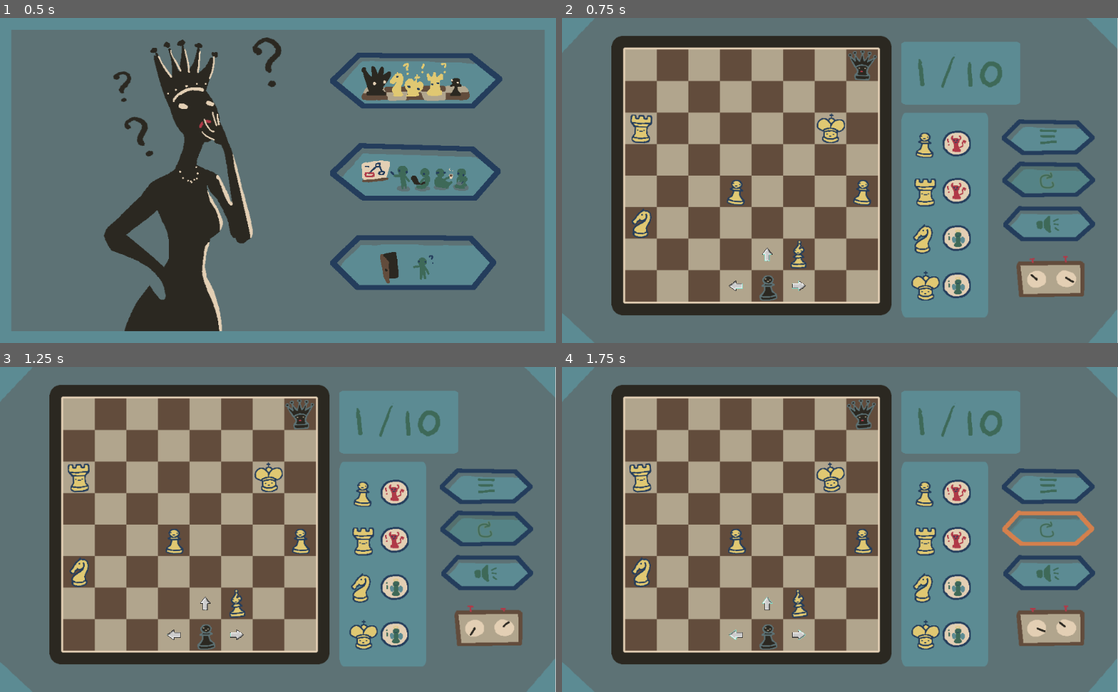
Above: before the commit, frames 1-4 (two rows, left to right).
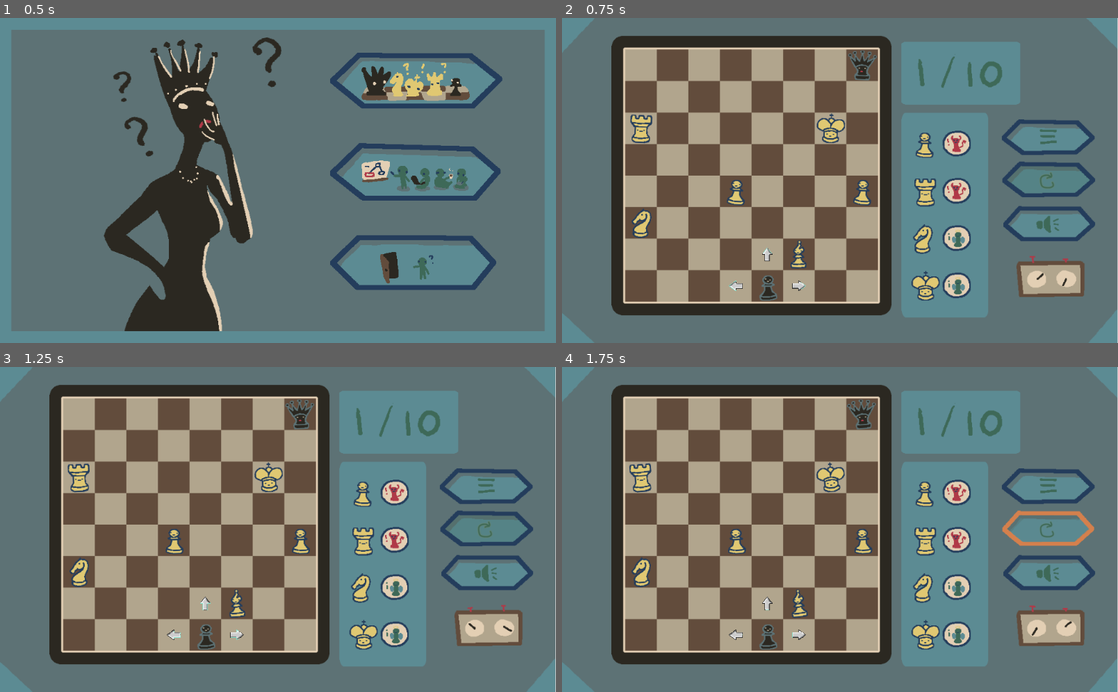
Above: after the commit, the same moments.

Repository: Windastella/ScribbleJam
Game: Godot game, scene res://Scenes/Main.tscn
Same seed, same stepped clock (60 frames per second), same inputs: the game is played once before the commit and once after it.
Inputs (mouse positions are in pixels of both pictures, inside the frame that each line leads up to):
- Up to frame 1 (0.5 s): no input
- Up to frame 2 (0.75 s): click (979, 79) at 0.5 s
- Up to frame 3 (1.25 s): no input
- Up to frame 4 (1.75 s): click (1051, 529) at 1.25 s

Frame 1 is identical in both runs. In frame 2, 0.1% of the frame differs, in the area x 30-93%, y 70-84%; in frame 3, less than 0.1%; in frame 4, 0.1%.

Commit message:
edit sounds

Diff:
--- a/Scenes/Base_Figures.tscn
+++ b/Scenes/Base_Figures.tscn
@@ -1,14 +1,17 @@
-[gd_scene load_steps=7 format=2]
+[gd_scene load_steps=10 format=2]
 
 [ext_resource path="res://Scripts/Figures.gd" type="Script" id=1]
 [ext_resource path="res://assets/pieces.png" type="Texture" id=2]
 [ext_resource path="res://assets/interact_sprite.png" type="Texture" id=3]
 [ext_resource path="res://assets/comic-2.png" type="Texture" id=4]
+[ext_resource path="res://assets/Sounds/PSss_02.wav" type="AudioStream" id=5]
+[ext_resource path="res://assets/Sounds/PSss _01.wav" type="AudioStream" id=6]
+[ext_resource path="res://assets/Sounds/PSss_03.wav" type="AudioStream" id=7]
 
-[sub_resource type="RectangleShape2D" id=2]
+[sub_resource type="RectangleShape2D" id=1]
 extents = Vector2( 32, 32 )
 
-[sub_resource type="Animation" id=4]
+[sub_resource type="Animation" id=2]
 resource_name = "Default"
 loop = true
 tracks/0/type = "bezier"
@@ -25,6 +28,7 @@
 [node name="Figure" type="StaticBody2D"]
 pause_mode = 2
 script = ExtResource( 1 )
+hint_sounds = [ ExtResource( 6 ), ExtResource( 5 ), ExtResource( 7 ) ]
 
 [node name="Sprite" type="Sprite" parent="."]
 rotation = 0.0872665
@@ -90,6 +94,9 @@
 
 [node name="AnimationPlayer" type="AnimationPlayer" parent="."]
 pause_mode = 2
-anims/Default = SubResource( 4 )
+anims/Default = SubResource( 2 )
+
+[node name="SFX" type="AudioStreamPlayer" parent="."]
+pitch_scale = 2.5
 [connection signal="pressed" from="interact_sprite/interact" to="." method="_on_interact_pressed"]
 [connection signal="pressed" from="dialog/dialog" to="." method="_on_dialog_pressed"]
--- a/Scenes/Base_Level.tscn
+++ b/Scenes/Base_Level.tscn
@@ -8,12 +8,14 @@
 [ext_resource path="res://assets/UI_Elements02.png" type="Texture" id=6]
 [ext_resource path="res://assets/UI_Button.tres" type="StyleBox" id=7]
 [ext_resource path="res://Scripts/Level.gd" type="Script" id=8]
+[ext_resource path="res://assets/Win/win_screen1.png" type="Texture" id=9]
 [ext_resource path="res://assets/background.png" type="Texture" id=10]
 [ext_resource path="res://assets/hint_box.png" type="Texture" id=11]
 [ext_resource path="res://assets/Sounds/Music/A-Mouse-in-the-House(Track04).wav" type="AudioStream" id=12]
 [ext_resource path="res://assets/Numbers/level1.png" type="Texture" id=13]
 [ext_resource path="res://assets/Menu/restart_button_selected3.png" type="Texture" id=14]
 [ext_resource path="res://assets/Menu/restart_button2.png" type="Texture" id=15]
+[ext_resource path="res://assets/Win/win_screen2.png" type="Texture" id=16]
 [ext_resource path="res://assets/Menu/mute_button.png" type="Texture" id=17]
 [ext_resource path="res://assets/Menu/mute_button_selected.png" type="Texture" id=18]
 [ext_resource path="res://assets/Menu/menu_button_selected.png" type="Texture" id=19]
@@ -22,6 +24,12 @@
 [ext_resource path="res://assets/Menu/clock0.png" type="Texture" id=22]
 [ext_resource path="res://assets/Menu/clock3.png" type="Texture" id=23]
 [ext_resource path="res://assets/Menu/clock2.png" type="Texture" id=24]
+[ext_resource path="res://assets/Win/next_button.png" type="Texture" id=25]
+[ext_resource path="res://assets/Win/next_button_selected.png" type="Texture" id=26]
+[ext_resource path="res://assets/Sounds/Selection_1.wav" type="AudioStream" id=27]
+[ext_resource path="res://assets/Sounds/Smack_01.wav" type="AudioStream" id=28]
+[ext_resource path="res://assets/Sounds/Smack_02.wav" type="AudioStream" id=29]
+[ext_resource path="res://assets/Sounds/Smack_03.wav" type="AudioStream" id=30]
 
 [sub_resource type="SpriteFrames" id=1]
 animations = [ {
@@ -102,8 +110,18 @@
 region = Rect2( 320, 0, 64, 64 )
 filter_clip = true
 
+[sub_resource type="SpriteFrames" id=22]
+animations = [ {
+"frames": [ ExtResource( 9 ), ExtResource( 16 ) ],
+"loop": true,
+"name": "default",
+"speed": 5.0
+} ]
+
 [node name="Level" type="Node2D"]
 script = ExtResource( 8 )
+button_sound = ExtResource( 27 )
+win_sounds = [ ExtResource( 28 ), ExtResource( 29 ), ExtResource( 30 ) ]
 
 [node name="Camera" type="Camera2D" parent="."]
 position = Vector2( -128, -64 )
@@ -164,22 +182,11 @@
 "_edit_use_anchors_": false
 }
 
-[node name="clock" type="AnimatedSprite" parent="Camera"]
-pause_mode = 2
-position = Vector2( 992, 528 )
-frames = SubResource( 1 )
-frame = 3
-playing = true
-
-[node name="level" type="Sprite" parent="Camera"]
-position = Vector2( 800, 112 )
-texture = ExtResource( 13 )
-
 [node name="Restart" type="TextureButton" parent="Camera"]
 margin_left = 892.068
 margin_top = 292.0
 margin_right = 1080.07
-margin_bottom = 350.0
+margin_bottom = 364.0
 texture_normal = ExtResource( 15 )
 texture_pressed = ExtResource( 14 )
 texture_hover = ExtResource( 14 )
@@ -189,6 +196,16 @@
 "_edit_use_anchors_": false
 }
 
+[node name="clock" type="AnimatedSprite" parent="Camera"]
+pause_mode = 2
+position = Vector2( 992, 528 )
+frames = SubResource( 1 )
+playing = true
+
+[node name="level" type="Sprite" parent="Camera"]
+position = Vector2( 800, 112 )
+texture = ExtResource( 13 )
+
 [node name="Board" type="Node2D" parent="."]
 
 [node name="board_tile_map" type="TileMap" parent="Board"]
@@ -233,6 +250,7 @@
 [node name="BQueen" parent="Pieces" instance=ExtResource( 4 )]
 position = Vector2( 480, 32 )
 z_index = 1
+hint_sounds = [  ]
 
 [node name="Figure" parent="Pieces" instance=ExtResource( 2 )]
 position = Vector2( 288, 480 )
@@ -337,13 +355,47 @@
 icon = SubResource( 21 )
 clip_text = true
 
+[node name="Win" type="Control" parent="CanvasLayer"]
+visible = false
+margin_right = 40.0
+margin_bottom = 40.0
+__meta__ = {
+"_edit_use_anchors_": false
+}
+
+[node name="AnimatedSprite" type="AnimatedSprite" parent="CanvasLayer/Win"]
+position = Vector2( -64, -64 )
+scale = Vector2( 1, 0.998333 )
+frames = SubResource( 22 )
+frame = 1
+playing = true
+centered = false
+
+[node name="Continue" type="TextureButton" parent="CanvasLayer/Win"]
+margin_left = 752.0
+margin_top = 400.0
+margin_right = 931.0
+margin_bottom = 480.0
+texture_normal = ExtResource( 25 )
+texture_pressed = ExtResource( 26 )
+texture_hover = ExtResource( 26 )
+texture_disabled = ExtResource( 25 )
+texture_focused = ExtResource( 26 )
+
 [node name="AudioStreamPlayer" type="AudioStreamPlayer" parent="."]
 pause_mode = 2
 stream = ExtResource( 12 )
 volume_db = -10.0
+pitch_scale = 1.5
 autoplay = true
+
+[node name="SFX" type="AudioStreamPlayer" parent="."]
+pitch_scale = 2.0
+[connection signal="mouse_entered" from="Camera/Menu" to="." method="_on_mouse_entered"]
 [connection signal="pressed" from="Camera/Menu" to="." method="_on_Menu_pressed"]
+[connection signal="mouse_entered" from="Camera/Mute" to="." method="_on_mouse_entered"]
 [connection signal="toggled" from="Camera/Mute" to="." method="_on_Mute_toggled"]
+[connection signal="mouse_entered" from="Camera/Restart" to="." method="_on_mouse_entered"]
 [connection signal="pressed" from="Camera/Restart" to="." method="_on_Restart_pressed"]
 [connection signal="body_entered" from="Board/Goal" to="." method="_on_Goal_body_entered"]
 [connection signal="pressed" from="CanvasLayer/UI/Options/CenterContainer/HBoxContainer/King" to="." method="_on_King_pressed"]
@@ -352,3 +404,5 @@
 [connection signal="pressed" from="CanvasLayer/UI/Options/CenterContainer/HBoxContainer/Knight" to="." method="_on_Knight_pressed"]
 [connection signal="pressed" from="CanvasLayer/UI/Options/CenterContainer/HBoxContainer/Bishop" to="." method="_on_Bishop_pressed"]
 [connection signal="pressed" from="CanvasLayer/UI/Options/CenterContainer/HBoxContainer/Pawn" to="." method="_on_Pawn_pressed"]
+[connection signal="mouse_entered" from="CanvasLayer/Win/Continue" to="." method="_on_mouse_entered"]
+[connection signal="pressed" from="CanvasLayer/Win/Continue" to="." method="_on_Continue_pressed"]
--- a/Scenes/Main.tscn
+++ b/Scenes/Main.tscn
@@ -109,6 +109,7 @@
 pause_mode = 2
 stream = ExtResource( 11 )
 volume_db = -10.0
+pitch_scale = 1.5
 autoplay = true
 __meta__ = {
 "_editor_description_": ""
@@ -117,6 +118,7 @@
 [node name="SFX" type="AudioStreamPlayer" parent="."]
 pause_mode = 2
 volume_db = -15.0
+pitch_scale = 2.0
 [connection signal="mouse_entered" from="CanvasLayer/Menu/VBoxContainer/Start" to="." method="_on_Start_mouse_entered"]
 [connection signal="pressed" from="CanvasLayer/Menu/VBoxContainer/Start" to="." method="_on_Start_pressed"]
 [connection signal="mouse_entered" from="CanvasLayer/Menu/VBoxContainer/Credit" to="." method="_on_Credit_mouse_entered"]
--- a/Scenes/Player.tscn
+++ b/Scenes/Player.tscn
@@ -1,8 +1,13 @@
-[gd_scene load_steps=27 format=2]
+[gd_scene load_steps=32 format=2]
 
 [ext_resource path="res://Scripts/Player.gd" type="Script" id=1]
 [ext_resource path="res://assets/pieces.png" type="Texture" id=2]
 [ext_resource path="res://assets/arrow_sheet.png" type="Texture" id=3]
+[ext_resource path="res://assets/Sounds/Movement_sound_1.wav" type="AudioStream" id=4]
+[ext_resource path="res://assets/Sounds/Movement_sound_3.wav" type="AudioStream" id=5]
+[ext_resource path="res://assets/Sounds/Movement_sound_2.wav" type="AudioStream" id=6]
+[ext_resource path="res://assets/Sounds/Movement_sound_5.wav" type="AudioStream" id=7]
+[ext_resource path="res://assets/Sounds/Movement_sound_4.wav" type="AudioStream" id=8]
 
 [sub_resource type="RectangleShape2D" id=1]
 extents = Vector2( 32, 32 )
@@ -101,6 +106,7 @@
 [node name="Player" type="KinematicBody2D"]
 z_index = 1
 script = ExtResource( 1 )
+move_sounds = [ ExtResource( 4 ), ExtResource( 6 ), ExtResource( 5 ), ExtResource( 8 ), ExtResource( 7 ) ]
 
 [node name="Sprite" type="Sprite" parent="."]
 texture = ExtResource( 2 )
@@ -119,7 +125,7 @@
 
 [node name="Sprite" type="AnimatedSprite" parent="Arrows/Right"]
 frames = SubResource( 22 )
-frame = 4
+frame = 12
 speed_scale = 5.0
 playing = true
 
@@ -141,7 +147,7 @@
 [node name="Sprite" type="AnimatedSprite" parent="Arrows/Left"]
 rotation = 3.14159
 frames = SubResource( 22 )
-frame = 2
+frame = 10
 speed_scale = 5.0
 playing = true
 
@@ -163,7 +169,7 @@
 [node name="Sprite" type="AnimatedSprite" parent="Arrows/Up"]
 rotation = -1.5708
 frames = SubResource( 22 )
-frame = 3
+frame = 11
 speed_scale = 5.0
 playing = true
 
@@ -181,6 +187,7 @@
 
 [node name="AudioStreamPlayer" type="AudioStreamPlayer" parent="."]
 volume_db = 5.0
+pitch_scale = 2.0
 [connection signal="body_entered" from="Arrows/Right" to="." method="_on_Right_body_entered"]
 [connection signal="body_exited" from="Arrows/Right" to="." method="_on_Right_body_exited"]
 [connection signal="pressed" from="Arrows/Right/Right" to="." method="_on_Right_pressed"]
--- a/Scripts/Figures.gd
+++ b/Scripts/Figures.gd
@@ -2,6 +2,8 @@
 class_name Figures
 
 export (Array, Texture) var dialogues;
+
+export (Array, AudioStream) var hint_sounds;
 
 func _ready():
 	for tex in dialogues:
@@ -11,7 +13,11 @@
 	$AnimationPlayer.play("Default");
 
 func show_interaction():
+	var i = round(rand_range(0, hint_sounds.size() - 1));
+	$SFX.stream = hint_sounds[i];
+	$SFX.play();
 	$interact_sprite.show();
+
 
 func hide_interaction():
 	$interact_sprite.hide();
--- a/Scripts/Level.gd
+++ b/Scripts/Level.gd
@@ -8,6 +8,9 @@
 
 export (PackedScene) var next_level;
 
+export(AudioStream) var button_sound;
+export(Array, AudioStream) var win_sounds : Array;
+
 func _ready():
 	$AudioStreamPlayer.play();
 
@@ -15,7 +18,10 @@
 	$CanvasLayer/UI/Options.hide();
 	# correct
 	if(answer == piece):
-		emit_signal("change_level", next_level);
+		var i = round(rand_range(0, win_sounds.size() - 1));
+		$SFX.stream = win_sounds[i];
+		$SFX.play();
+		$CanvasLayer/Win.show();
 	else:
 		emit_signal("reset_level");
 
@@ -59,3 +65,11 @@
 
 func _on_Restart_pressed():
 	emit_signal("reset_level");
+
+func _on_Continue_pressed():
+	emit_signal("change_level", next_level);
+
+
+func _on_mouse_entered():
+	$SFX.stream = button_sound;
+	$SFX.play();
--- a/Scripts/Player.gd
+++ b/Scripts/Player.gd
@@ -5,13 +5,7 @@
 # var a = 2
 # var b = "text"
 var rng = RandomNumberGenerator.new()
-var move_sounds = [
-	load("res://assets/Sounds/Movement_sound_1.wav"),
-	load("res://assets/Sounds/Movement_sound_2.wav"),
-	load("res://assets/Sounds/Movement_sound_3.wav"),
-	load("res://assets/Sounds/Movement_sound_4.wav"),
-	load("res://assets/Sounds/Movement_sound_5.wav")
-]
+export (Array, AudioStream) var move_sounds;
 
 var right_body = null
 var left_body = null
Not shown: 1 places in Scenes/Base_Figures.tscn that only renumber resources
Not shown: 1 places in Scenes/Base_Level.tscn that only renumber resources
Not shown, added: assets/Sounds/PSss _01.wav.import
Not shown, added: assets/Sounds/PSss_02.wav.import
Not shown, added: assets/Sounds/PSss_03.wav.import
Not shown, added: assets/Sounds/Smack_01.wav.import
Not shown, added: assets/Sounds/Smack_02.wav.import
Not shown, added: assets/Sounds/Smack_03.wav.import
Binary file added: assets/Win/lose_screen1.png
Not shown, added: assets/Win/lose_screen1.png.import
Binary file added: assets/Win/next_button.png
Not shown, added: assets/Win/next_button.png.import
(and 12 more such lines)
